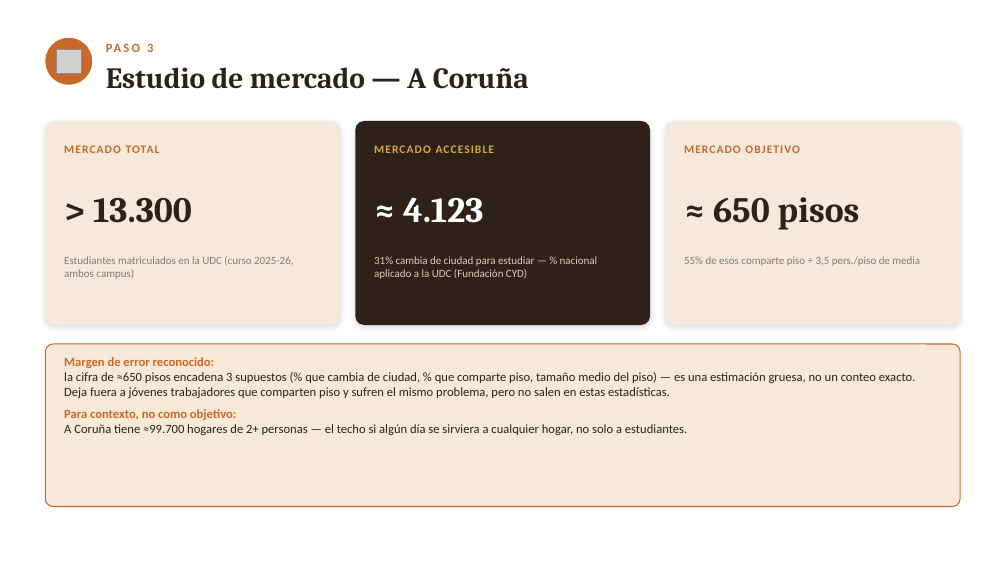
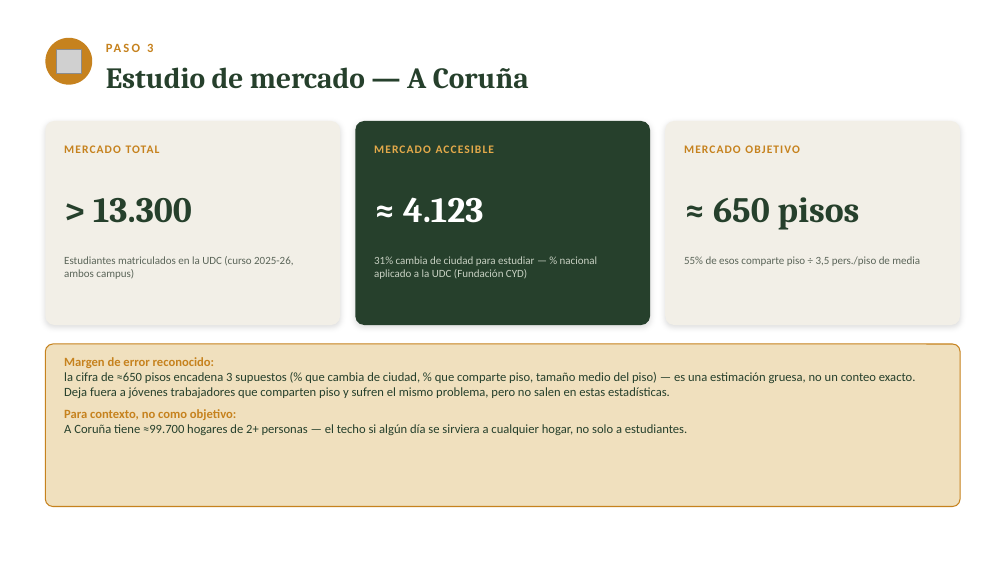
Before and after one commit to lagoanadia/Larder, a slide deck: slide 10 of docs/larder-presentacion.pptx. Drawn at 1008x567 pixels with LibreOffice and Linux fonts; fonts in the diff are those of the drawing; grey boxes stand for pictures. Boxes give left, top, right and bottom in pixels: in the first picture for what was removed or moved away, otherwise in the second. Text is boxed around its words. In the diff, an @@ line names an element or a change of style, - is before the commit and + after.

```diff
--- a/docs/larder-presentacion.pptx
+++ b/docs/larder-presentacion.pptx
@@ ellipse at (x1=45, y1=38, x2=92, y2=85): fill #C9682B to #C6821E @@
@@ rounded rectangle at (x1=45, y1=121, x2=340, y2=325): fill #F4E9DA to #F2EFE7 @@
@@ rounded rectangle at (x1=355, y1=121, x2=650, y2=325): fill #2E2119 to #26402C @@
@@ text "MERCADO ACCESIBLE" at (x1=374, y1=145, x2=495, y2=153): text colour #D9A441 to #E3A94A @@
@@ rounded rectangle at (x1=665, y1=121, x2=960, y2=325): fill #F4E9DA to #F2EFE7 @@
@@ text colour #C9682B to #C6821E in 3 elements at (x1=147, y1=43, x2=153, y2=52), (x1=64, y1=145, x2=160, y2=153), (x1=684, y1=145, x2=799, y2=153) @@
@@ text colour #2E2119 to #26402C in 3 elements at (x1=106, y1=67, x2=529, y2=89), (x1=93, y1=198, x2=192, y2=223), (x1=713, y1=197, x2=860, y2=230) @@
@@ text "Estudiantes matriculados en la UDC ..." at (x1=64, y1=256, x2=293, y2=279): text colour #8A7A6D to #5B6559 @@
@@ text "31% cambia de ciudad para ..." at (x1=374, y1=256, x2=597, y2=279): text colour #D8CBBE to #C7D0C2 @@
@@ text "55% de esos comparte piso ..." at (x1=684, y1=256, x2=920, y2=266): text colour #8A7A6D to #5B6559 @@
@@ rounded rectangle at (x1=45, y1=344, x2=960, y2=507): fill #F6E9D8 to #F0E0BE; outline #C9682B 1 pt to #C6821E 1 pt @@
@@ text "Margen de error reconocido:" at (x1=64, y1=357, x2=916, y2=435): text colour #C9682B to #C6821E in "Margen de error reconocido:", "Para contexto, no como objetivo:"; text colour #2E2119 to #26402C in "la cifra de ≈650 pisos encadena 3 ...", "A Coruña tiene ≈99.700 hogares de 2+ ..." @@
```
Also in this commit, not shown: 13 other slides changed.
